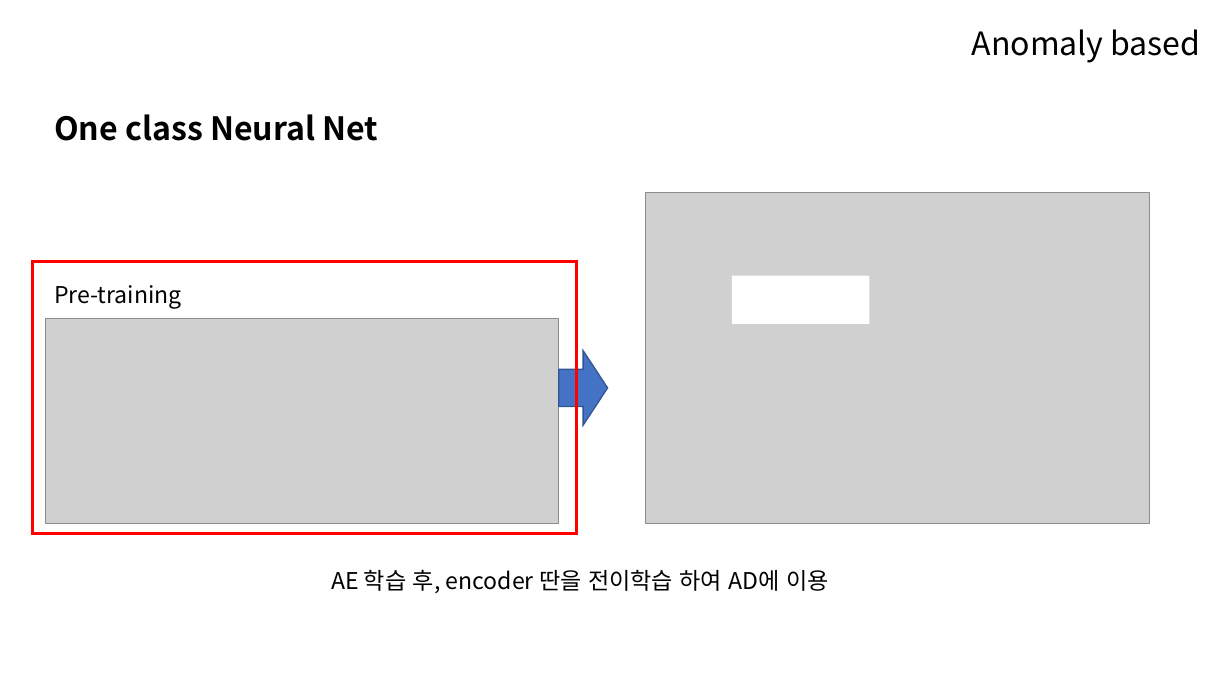
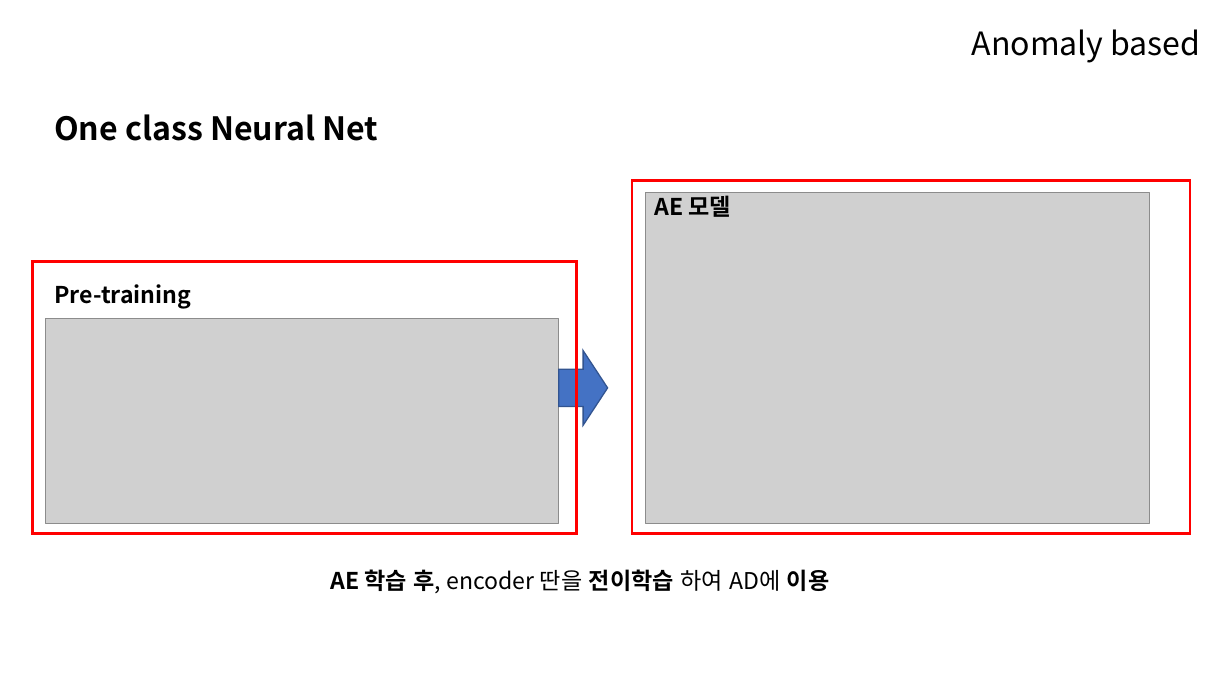
Before and after one commit to 100jy/anomaly-research, a slide deck: slide 26 of fraud_detection.pptx. Drawn at 1232x693 pixels with LibreOffice and Linux fonts; fonts in the diff are those of the drawing; grey boxes stand for pictures. Boxes give left, top, right and bottom in pixels: in the first picture for what was removed or moved away, otherwise in the second. Text is boxed around its words. In the diff, an @@ line names an element or a change of style, - is before the commit and + after.

```diff
--- a/fraud_detection.pptx
+++ b/fraud_detection.pptx
@@ rectangle added at box(632, 180, 1190, 533), outline #FF0000 2.25 pt @@
@@ text added at box(654, 192, 732, 217), 18 pt, text #000000, bold @@
+AE 모델
@@ text "Pre-training" at box(54, 284, 191, 308): bold on @@
@@ rectangle removed at box(732, 275, 870, 323) @@
@@ text "AE 학습 후, encoder 딴을 ..." at box(330, 569, 830, 593): bold on in "AE 학습 후, 전이학습 이용" @@
```
Also in this commit, not shown: 13 other slides changed.
